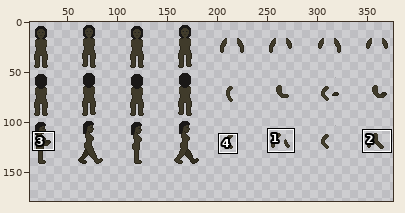
File history of a sprite sheet, dist/media/textures/kadijah.png. Above, an overview of the earlier version with the close-up marked.
Close-up. Before:
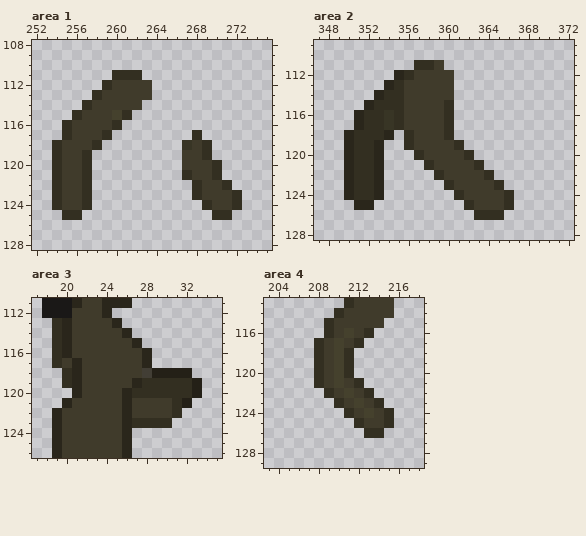
The file is 384x384 pixels. Pixels under 10% opacity are left out. Colours within 5 levels of each other are drawn and written as one. Shown: area 1: x 252..275, y 108..128; area 2: x 347..372, y 109..128; area 3: x 17..35, y 111..126; area 4: x 203..218, y 113..129. The wide view leaves out empty margins. The commit also changed other parts of the picture, which this record leaves out.
The same view after the edit:
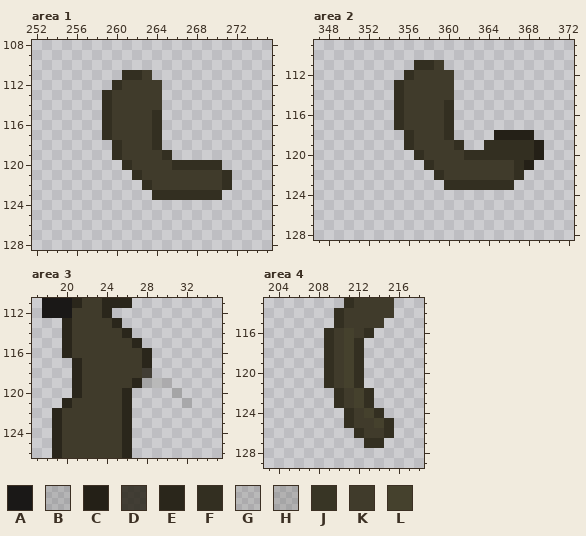
Palette (. is transparent): A #1a1817  B #211e1523  C #242017  D #2a261bda  E #2a261b  F #332f21  G #332f2221  H #332f222d  J #383525  K #403b2b  L #45412d
Edits made:
Changed rows in their new state; - is an unchanged pixel.
Area 1:
first column x 254:
111 ------.--K---------
112 -----.F---K--------
113 ----.F----K--------
114 ---..F---KK--------
115 --...FKKKKF--------
116 -....FKKKKF--------
117 -....-KKKKF---.----
118 .....-FKKKF--...---
119 ....--FKKKKF-...---
120 ....---FKKKKFFFF---
121 ....----FKKKKK--KF-
122 ....-----FKKKKK----
123 ....------FFFF-FF..
124 ....-----------....
125 -..-------------..-
Area 2:
first column x 350:
112 -----.--------------
113 ----.---------------
114 ---..---------------
115 --...---------------
116 -....---------------
117 -....---------------
118 .....----------CCCC-
119 ....----------FFFFFC
120 ....---------FFFFFFC
121 ....---------KKKKFC-
122 ....----------KKKF--
123 ....-------FFFF-F---
124 ....-------......---
125 -..---------.....---
126 -------------...----
Area 3:
first column x 19:
113 .--------------
114 .--------------
115 .--------------
116 .--------------
117 ..-------------
118 -.--------....-
119 -.-------HGG...
120 --------....H..
121 --------.....B-
122 --------.....--
123 --------....---
Area 4:
first column x 208:
115 -.F-----
117 .FKL----
118 .FKLF---
119 .FKLF---
120 .FKLF---
121 .FKL----
122 -.FKL---
123 -----F.-
124 ------F.
125 ---FK-L-
126 ----FKKF
127 -----FF-
